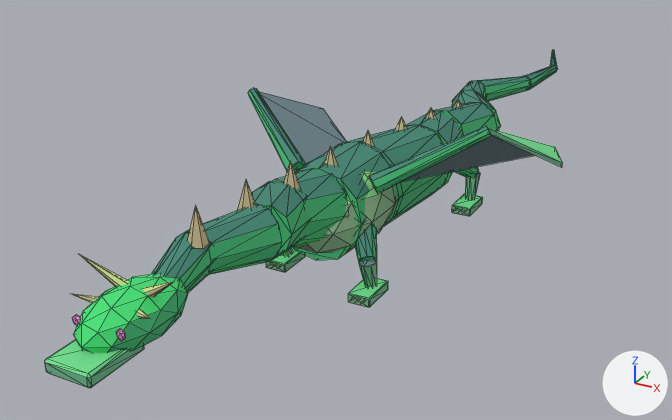
A saved change to the glTF model assets/exports/creatures/creature_dragon_stalk_b_v01.glb.
Rendered twice from a 50 mm lens placed at (14.0, -28.3, 15.3), pointed at (-2.5, 1.7, 0.3). Arrows for +X, +Y and +Z are at lower right; the lights stay in place. The picture after the commit comes second. Mesh edges are drawn as thin lines. Where no turn or scale is listed for an object, it has been applied to the vertices. Vertices at exactly the same position are counted once.

Objects in the first picture: 'GEO_creature_dragon_stalk_b_v01'.
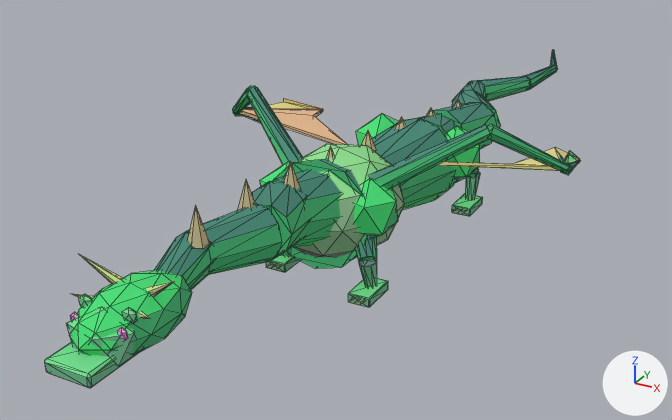
Location of each change, [x1, y1, x2, y2] in pixels of the pictures (672 x 420 px; the box of a moved part takes in the faces that stretch with it):
'GEO_creature_dragon_stalk_b_v01', reshaped
    before: [45, 50, 563, 388]
    after: [45, 50, 580, 388]
part 1 of me_geo_creature_dragon_stalk_b_v01, added (green)
    after: [294, 144, 405, 260]
part 2 of me_geo_creature_dragon_stalk_b_v01, added (mostly hidden)
    after: [260, 162, 290, 186]
part 3 of me_geo_creature_dragon_stalk_b_v01, added (green)
    after: [354, 178, 398, 238]
part 4 of me_geo_creature_dragon_stalk_b_v01, added (green)
    after: [356, 114, 399, 145]
part 5 of me_geo_creature_dragon_stalk_b_v01, added (green)
    after: [445, 126, 480, 183]
part 6 of me_geo_creature_dragon_stalk_b_v01, added (green)
    after: [66, 307, 138, 366]
part 7 of me_geo_creature_dragon_stalk_b_v01, added
    after: [122, 308, 138, 323]
part 8 of me_geo_creature_dragon_stalk_b_v01, rebuilt
    before: [298, 171, 396, 253]
    after: [274, 159, 368, 269]
part 9 of me_geo_creature_dragon_stalk_b_v01, rebuilt
    before: [341, 125, 448, 226]
    after: [372, 118, 454, 210]
part 10 of me_geo_creature_dragon_stalk_b_v01, added
    after: [232, 86, 256, 114]
part 11 of me_geo_creature_dragon_stalk_b_v01, added (green)
    after: [487, 124, 570, 173]
part 12 of me_geo_creature_dragon_stalk_b_v01, moved or reshaped
    before: [258, 91, 563, 260]
    after: [233, 98, 580, 189]
part 13 of me_geo_creature_dragon_stalk_b_v01, moved or reshaped
    before: [72, 274, 188, 353]
    after: [69, 270, 192, 355]
part 14 of me_geo_creature_dragon_stalk_b_v01, recoloured
    before: [177, 280, 188, 293]
    after: [181, 277, 192, 293]

Patch to the scene script:
```diff
--- a/assets/exports/creatures/creature_dragon_stalk_b_v01.glb.py
+++ b/assets/exports/creatures/creature_dragon_stalk_b_v01.glb.py
@@ me_geo_creature_dragon_stalk_b_v01 @@
 # used by ob_geo_creature_dragon_stalk_b_v01; location = (0.0, 0.0, 0.0)
-me_geo_creature_dragon_stalk_b_v01.from_pydata(...)  # 834 vertices, 1436 faces; spans x -6.1..6.1, y -15.6..24.4, z 0.2..5.8
+me_geo_creature_dragon_stalk_b_v01.from_pydata(...)  # 1018 vertices, 1760 faces; spans x -6.9..6.9, y -15.6..24.4, z 0.2..5.8
+# me_geo_creature_dragon_stalk_b_v01 part 1: a new loose piece, an icosphere of 80 faces spanning x -2.1..2.1, y -5.2..0.0, z 0.9..4.8, in mat_mat_creature_indexed
+# me_geo_creature_dragon_stalk_b_v01 part 2: a new loose piece, an icosphere of 20 faces spanning x -2.5..-0.6, y -4.4..-2.4, z 2.0..4.2, in mat_mat_creature_indexed
+# me_geo_creature_dragon_stalk_b_v01 part 3: a new loose piece, an icosphere of 20 faces spanning x 0.6..2.5, y -4.4..-2.4, z 2.0..4.2, in mat_mat_creature_indexed
+# me_geo_creature_dragon_stalk_b_v01 part 4: a new loose piece, an icosphere of 20 faces spanning x -2.6..-0.6, y 2.7..5.0, z 1.5..3.9, in mat_mat_creature_indexed
+# me_geo_creature_dragon_stalk_b_v01 part 5: a new loose piece, an icosphere of 20 faces spanning x 0.6..2.6, y 2.7..5.0, z 1.5..3.9, in mat_mat_creature_indexed
+# me_geo_creature_dragon_stalk_b_v01 part 6: a new loose piece, an icosphere of 20 faces spanning x -0.9..0.9, y -14.9..-13.6, z 2.9..4.5, in mat_mat_creature_indexed
+# me_geo_creature_dragon_stalk_b_v01 part 7: a new loose piece, an icosphere of 20 faces spanning x 0.46..0.89, y -14.16..-13.94, z 4.1..4.55, in mat_mat_creature_indexed
+# me_geo_creature_dragon_stalk_b_v01 part 8: the loose piece of 42 vertices spanning x -1.7..1.7, y -5.5..0.2, z 1.2..4.2 is rebuilt with 24 vertices and now spans x -1.9..1.9, y -4.3..-0.6, z 1.0..4.8
+# me_geo_creature_dragon_stalk_b_v01 part 9: the loose piece of 24 vertices spanning x -1.9..1.7, y -1.0..3.4, z 0.9..4.3 is rebuilt with 24 vertices and now spans x -1.4..2.0, y -0.9..3.5, z 0.7..4.1
+# me_geo_creature_dragon_stalk_b_v01 part 10: a new loose piece of 14 vertices spanning x -6.8..-4.4, y -1.1..1.2, z 3.9..5.8, in mat_mat_creature_indexed
+# me_geo_creature_dragon_stalk_b_v01 part 11: a new loose piece of 14 vertices spanning x 4.4..6.8, y -1.1..1.2, z 3.9..5.8, in mat_mat_creature_indexed
+# me_geo_creature_dragon_stalk_b_v01 part 12: 2 vertices moved within x -5.1..5.1, y 5.3, z 3.0; 56 vertices removed from x -4.6..4.6, y -4.3..6.8, z 0.9..5.7; 104 vertices added at x -6.9..6.9, y 1.0..6.8, z 0.7..4.2
+# me_geo_creature_dragon_stalk_b_v01 part 13: 47 vertices moved from x -1.0..1.0, y -15.0..-11.4, z 3.0..4.5 to x -1.0..1.0, y -15.1..-11.3, z 2.9..4.6; 1 vertex removed from x -0.4, y -13.8, z 4.4; 13 vertices added at x -0.9..-0.5, y -14.2..-13.8, z 4.2..4.5
+# me_geo_creature_dragon_stalk_b_v01 part 14: 3 kept faces spanning x -0.8..0.8, y -14.8..-11.6, z 3.3..4.2 get new vertex colours; the middle colour goes from green #438976 to green #43bc76
 me_geo_creature_dragon_stalk_b_v01.materials.append(mat_mat_creature_indexed)
```
